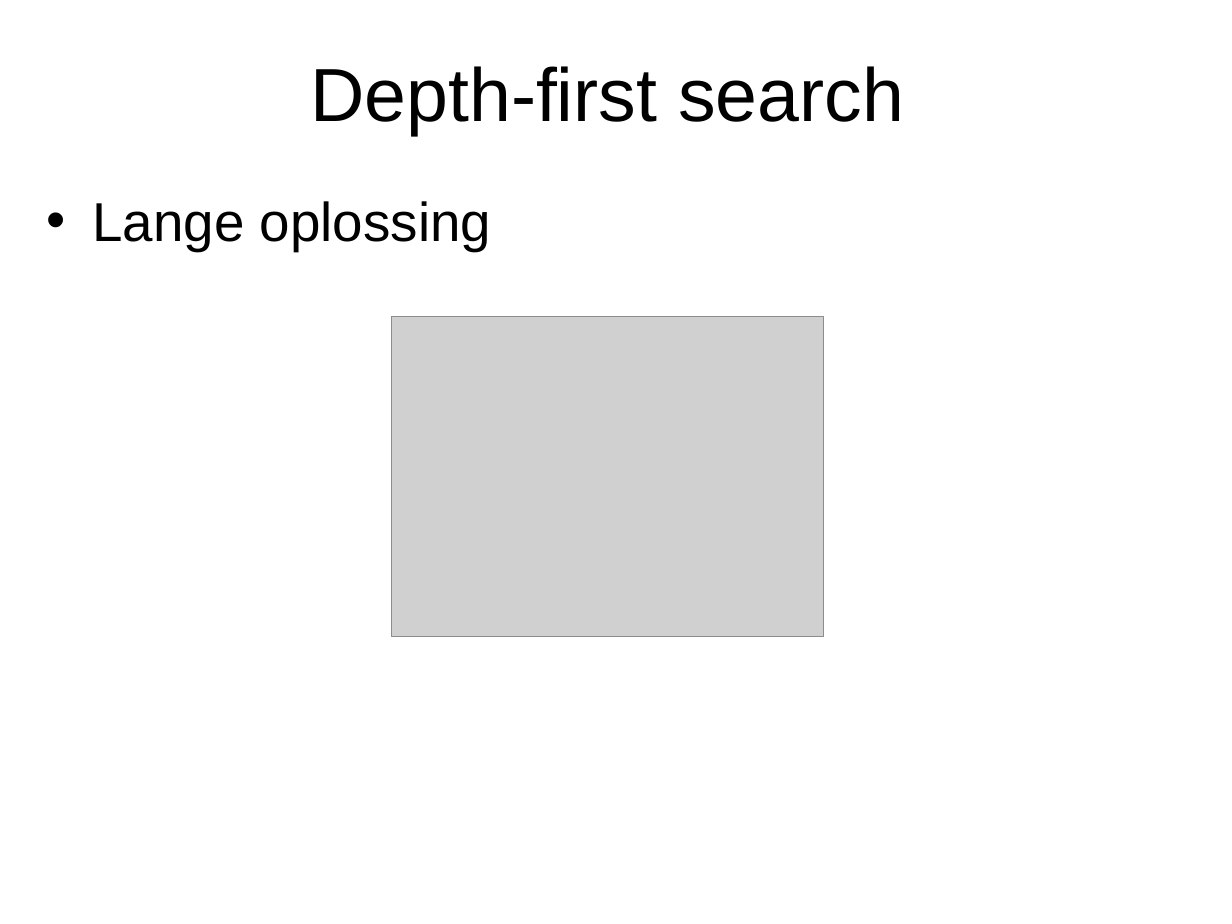
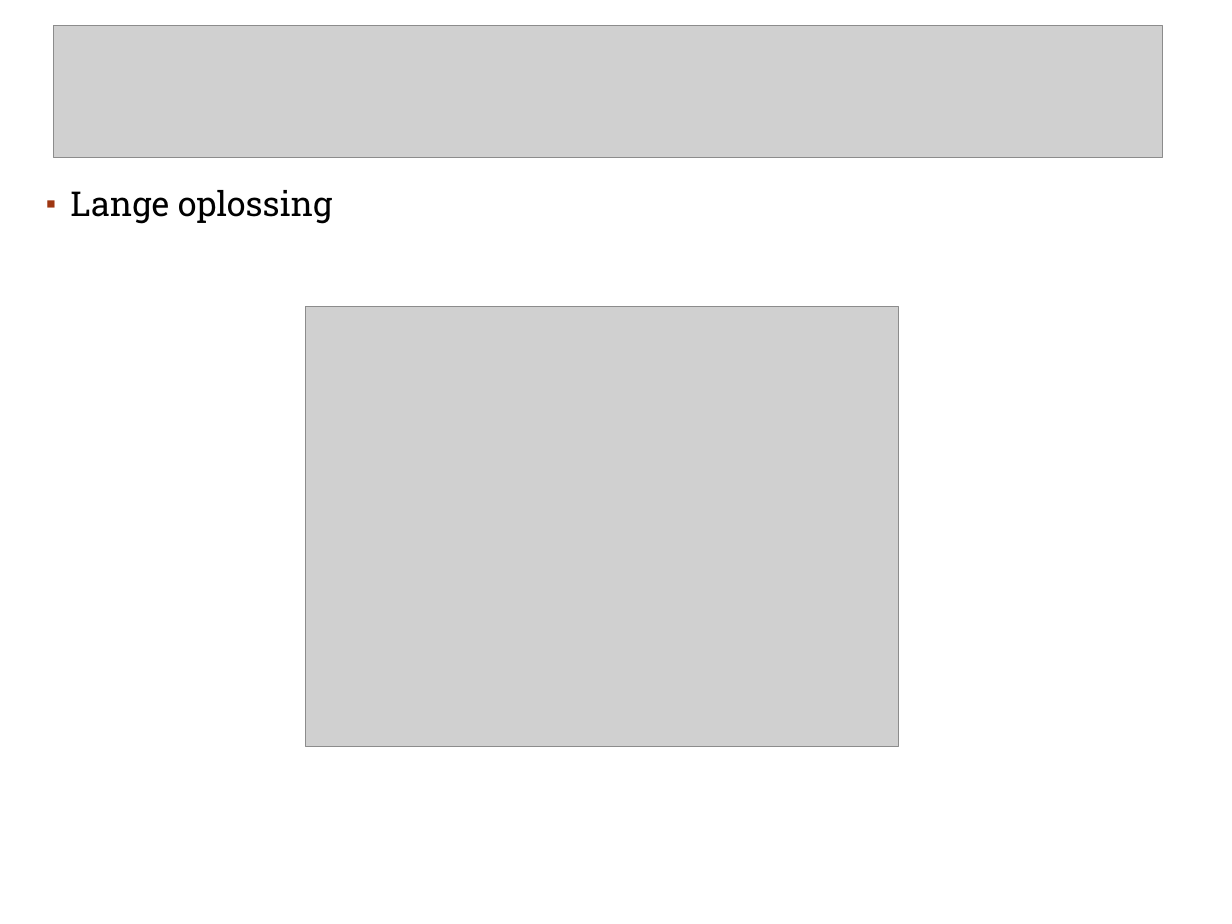
Before and after one commit to A-meerdervan/RushHourGit, a slide deck: slide 5 of eindpresentatie.ppt. Drawn at 1232x924 pixels with LibreOffice and Linux fonts; fonts in the diff are those of the drawing; grey boxes stand for pictures; background and template pictures are left out. Boxes give left, top, right and bottom in pixels: in the first picture for what was removed or moved away, otherwise in the second. Text is boxed around its words. In the diff, an @@ line names an element or a change of style, - is before the commit and + after.

```diff
--- a/eindpresentatie.ppt
+++ b/eindpresentatie.ppt
@@ picture added at <box>53,26,1162,158</box> @@
@@ title removed at <box>310,66,904,135</box> @@
-Depth-first search
@@ text "Lange oplossing" at <box>70,190,332,224</box>: size 32 to 20 pt, font Arial to Roboto Slab; bullet • to ▪; line spacing 1 to 0.9; more space between paragraphs; bullet colour #000000 to #9E3611 @@
@@ picture: place and size @@
-picture at <box>392,317,824,637</box>
+picture at <box>306,307,898,747</box>
```
Also in this commit, not shown: 2 other slides changed, 9 slides added, 9 slides removed, 3 other files.
